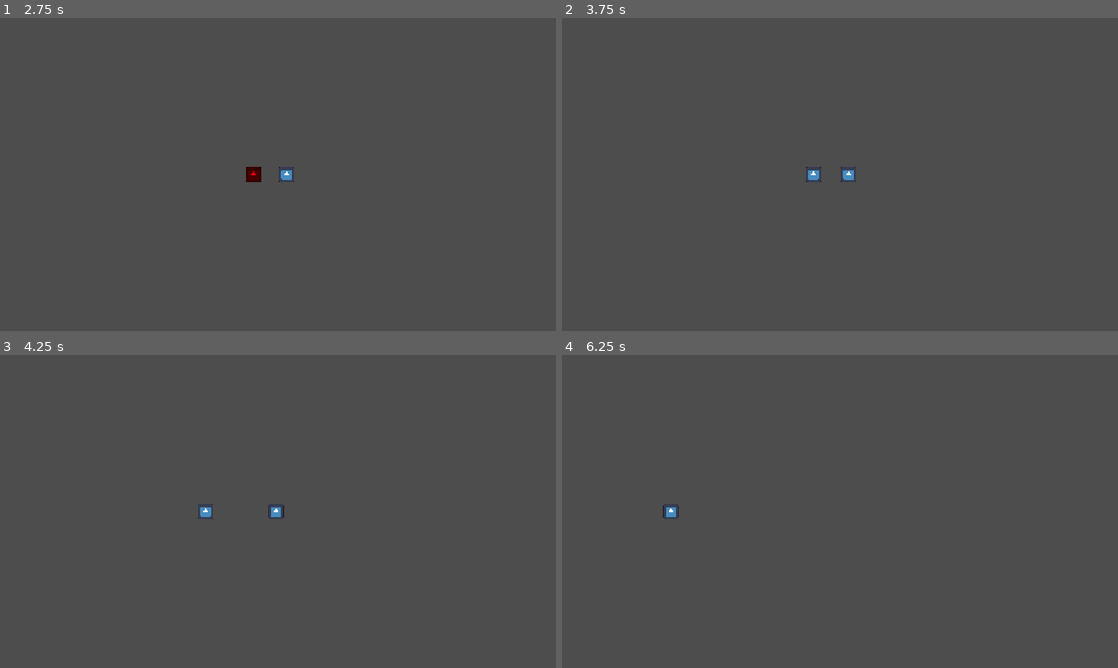
Above: before the commit, frames 1-4 (two rows, left to right).
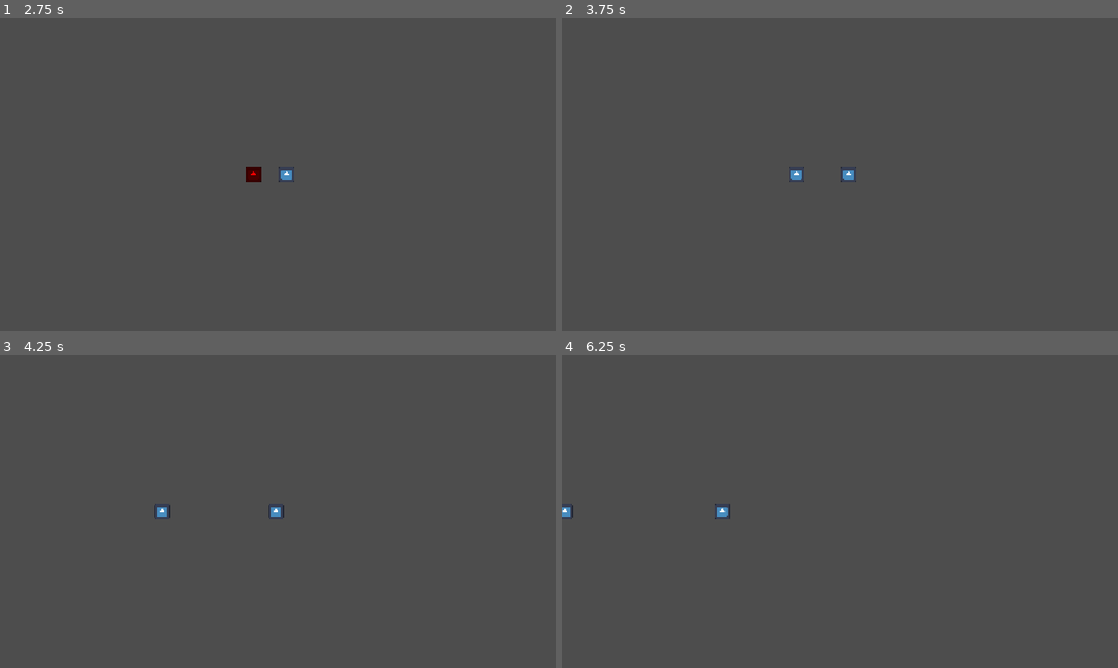
Above: after the commit, the same moments.

Repository: shanwinder/lastblade
Game: Godot game, scene res://scenes/main/Main.tscn
The game is run twice, just before and just after one commit, with the same random seed, the same clock (stepped at 60 frames per second) and the same inputs. The engine's default icon, where the game draws it, is replaced by a stand-in: a white triangle on a blue panel in a dark square.
Inputs:
- Up to frame 1 (2.75 s): hold Right (ui_right) 0.53-1.28 s; tap J (attack) at 0.6, 1.55, 2.1 s; tap K (dash) at 0.8, 1.35, 2.3 s; hold Left (ui_left) 1.28-2.03 s; hold Right (ui_right) from 2.03 s (still down)
- Up to frame 2 (3.75 s): tap K (dash) at 2.85 s; tap J (attack) at 3.05, 3.6 s; tap Enter at 3.5 s; release Right (ui_right) at 3.53 s; hold Left (ui_left) from 3.53 s (still down)
- Up to frame 3 (4.25 s): keep holding Left (ui_left); tap K (dash) at 3.8 s
- Up to frame 4 (6.25 s): tap K (dash) at 4.35, 5.3, 5.85 s; tap J (attack) at 4.55, 5.1, 6.05 s; release Left (ui_left) at 5.78 s; hold Right (ui_right) from 5.78 s (still down)

Frame 1 is identical in both runs. In frame 2, 0.1% of the frame differs, in the area x 40-47%, y 47-53%; in frame 3, 0.1%; in frame 4, 0.2%, in the area x 0-31%, y 47-53%.

Commit message:
Add stamina system with regen and costs
Introduce a stamina mechanic: exported max_stamina, stamina_regen_rate, attack_stamina_cost and dash_stamina_cost; add current_stamina (initialized to max in _ready). Implement regenerate_stamina(delta) and call it from _physics_process to recover stamina over time (clamped to range). Consume stamina when attacking or dashing and prevent those actions if stamina is insufficient, with debug prints. Also clean up duplicate attack input debug block.

Diff:
--- a/last-blade-trial/player.gd
+++ b/last-blade-trial/player.gd
@@ -21,6 +21,18 @@
 
 # เลือดสูงสุดของผู้เล่น
 @export var max_hp: int = 100
+
+# Stamina สูงสุดของผู้เล่น
+@export var max_stamina: float = 100.0
+
+# ความเร็วในการฟื้น Stamina ต่อวินาที
+@export var stamina_regen_rate: float = 0
+
+# Stamina ที่ใช้เมื่อโจมตีหนึ่งครั้ง
+@export var attack_stamina_cost: float = 18.0
+
+# Stamina ที่ใช้เมื่อ Dash หนึ่งครั้ง
+@export var dash_stamina_cost: float = 30.0
 
 # ระยะเวลาที่ Hitbox ของดาบเปิดตอนโจมตี
 @export var attack_active_time: float = 0.18
@@ -57,6 +69,9 @@
 # เลือดปัจจุบันของผู้เล่น
 var current_hp: int
 
+# Stamina ปัจจุบันของผู้เล่น
+var current_stamina: float
+
 # ใช้เช็กว่าผู้เล่นกำลังโจมตีอยู่หรือไม่
 var is_attacking: bool = false
 
@@ -72,14 +87,18 @@
 # ระยะห่างของ Hitbox ดาบจากตัวผู้เล่น
 var attack_hitbox_offset_x: float = 55.0
 
-# ใช้เก็บรายชื่อศัตรูที่โดนโจมตีไปแล้วในการฟันครั้งนี้
-# ป้องกันไม่ให้ศัตรูตัวเดิมโดนดาเมจซ้ำหลายครั้งจากการฟันครั้งเดียว
+# ใช้เก็บรายชื่อเป้าหมายที่โดนโจมตีไปแล้วในการฟันครั้งนี้
+# ป้องกันไม่ให้เป้าหมายตัวเดิมโดนดาเมจซ้ำจากการโจมตีครั้งเดียว
 var hit_targets: Array = []
+
 
 func _ready() -> void:
 	# ตั้งเลือดเริ่มต้นให้เต็ม
 	current_hp = max_hp
 
+	# ตั้ง Stamina เริ่มต้นให้เต็ม
+	current_stamina = max_stamina
+
 	# ปิด Hitbox ดาบไว้ก่อน เพราะยังไม่ได้โจมตี
 	attack_shape.disabled = true
 
@@ -92,10 +111,13 @@
 	# เชื่อมสัญญาณ เมื่อ AttackHitbox ไปชน Area2D อื่น
 	attack_hitbox.area_entered.connect(_on_attack_hitbox_area_entered)
 
-	print("Player ready. HP =", current_hp)
+	print("Player ready. HP =", current_hp, "Stamina =", current_stamina)
 
 
 func _physics_process(_delta: float) -> void:
+	# ฟื้น Stamina ทุกเฟรม
+	regenerate_stamina(_delta)
+
 	# ถ้ากำลัง Dash อยู่ ให้เคลื่อนที่ด้วยความเร็ว Dash
 	# และไม่รับ input เดินปกติชั่วคราว
 	if is_dashing:
@@ -131,26 +153,34 @@
 	if Input.is_action_just_pressed("attack") and not is_attacking and not is_dashing:
 		attack()
 
-	# ถ้ากดปุ่มโจมตี และตอนนี้ไม่ได้โจมตีหรือ Dash อยู่
-	if Input.is_action_just_pressed("attack") and not is_attacking and not is_dashing:
-		print("DEBUG: attack input pressed")
-		attack()
-
-	# ถ้ากดปุ่ม Dash และ Dash ได้
-	if Input.is_action_just_pressed("dash") and can_dash and not is_attacking and not is_dashing:
-		print("DEBUG: dash input pressed")
-		dash()
-
 	# ถ้ากดปุ่ม dash และ Dash ได้ ให้เริ่ม Dash
 	if Input.is_action_just_pressed("dash") and can_dash and not is_attacking and not is_dashing:
 		dash()
 
 
+func regenerate_stamina(delta: float) -> void:
+	# ถ้า Stamina ยังไม่เต็ม ให้ค่อย ๆ ฟื้นตามเวลา
+	if current_stamina < max_stamina:
+		current_stamina += stamina_regen_rate * delta
+
+		# clamp คือบังคับไม่ให้ค่าเกิน max_stamina
+		current_stamina = clamp(current_stamina, 0.0, max_stamina)
+
+
 func attack() -> void:
+	# ถ้า Stamina ไม่พอ ห้ามโจมตี
+	if current_stamina < attack_stamina_cost:
+		print("Not enough stamina to attack. Stamina =", int(current_stamina))
+		return
+
+	# ใช้ Stamina สำหรับการโจมตี
+	current_stamina -= attack_stamina_cost
+	print("Attack stamina used. Stamina left =", int(current_stamina))
+
 	# เริ่มสถานะโจมตี
 	is_attacking = true
 
-	# ล้างรายชื่อศัตรูที่เคยโดนจากการฟันครั้งก่อน
+	# ล้างรายชื่อเป้าหมายที่เคยโดนจากการฟันครั้งก่อน
 	hit_targets.clear()
 
 	print("Player Attack! Hitbox ON")
@@ -173,6 +203,15 @@
 
 
 func dash() -> void:
+	# ถ้า Stamina ไม่พอ ห้าม Dash
+	if current_stamina < dash_stamina_cost:
+		print("Not enough stamina to dash. Stamina =", int(current_stamina))
+		return
+
+	# ใช้ Stamina สำหรับ Dash
+	current_stamina -= dash_stamina_cost
+	print("Dash stamina used. Stamina left =", int(current_stamina))
+
 	# เริ่ม Dash
 	is_dashing = true
 
